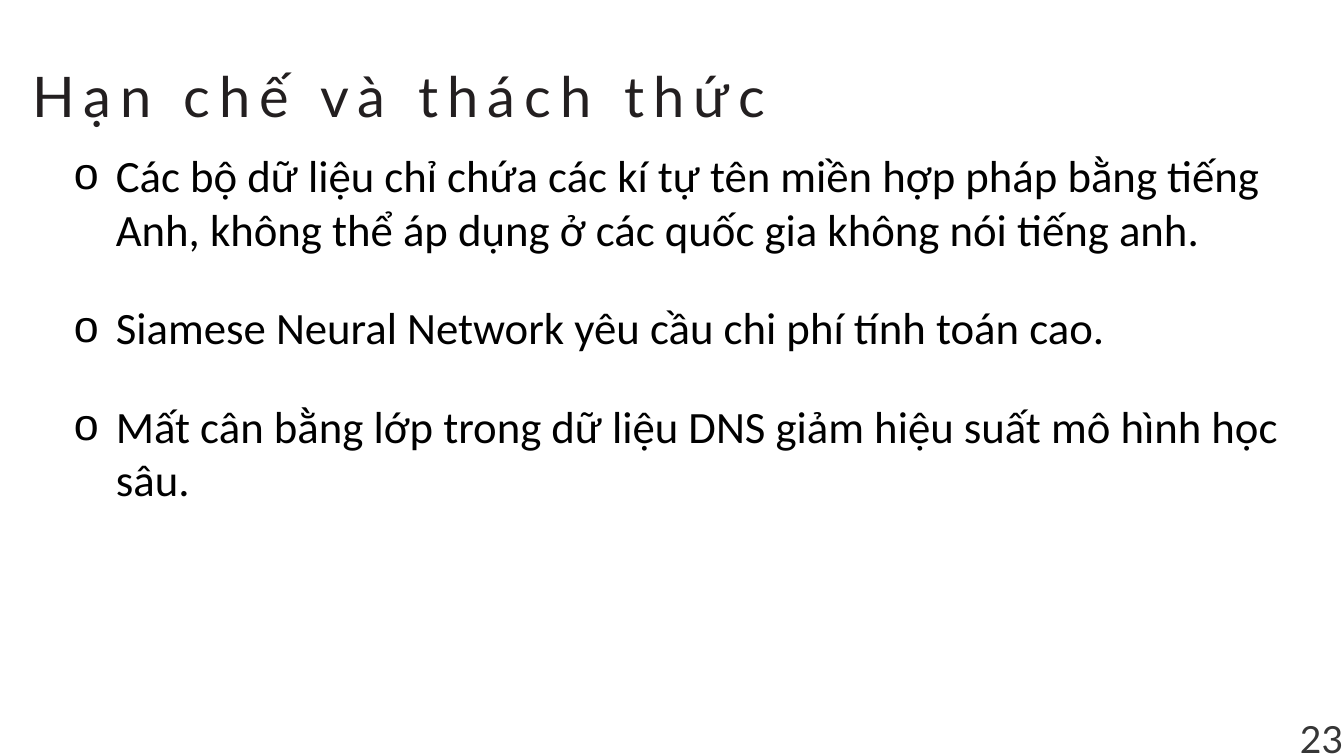
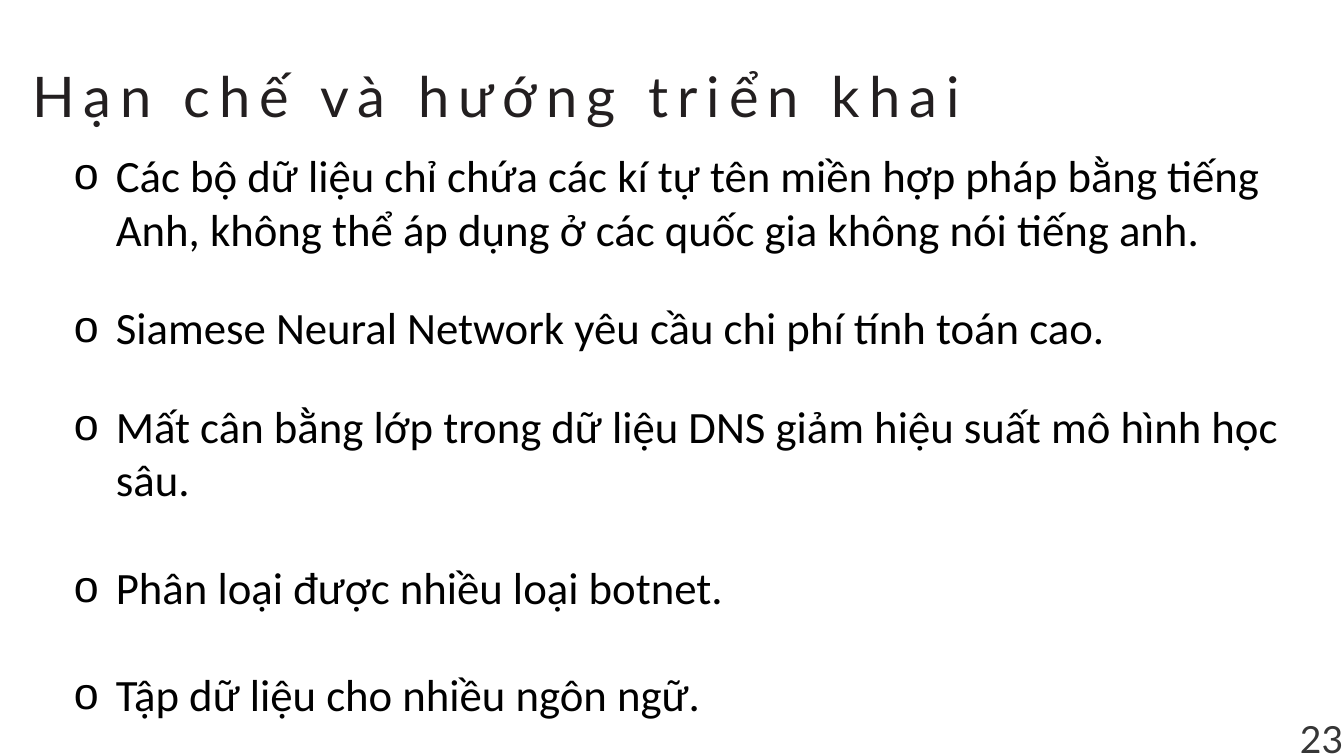
Before and after one commit to NghiaVNM/ML---DGA-Based-Botnet-Evasion, a slide deck: slide 30 of Final.pptx (slide 31 before the commit). Drawn at 1344x756 pixels with LibreOffice and Linux fonts; fonts in the diff are those of the drawing. Boxes give left, top, right and bottom in pixels: in the first picture for what was removed or moved away, otherwise in the second. Text is boxed around its words. In the diff, an @@ line names an element or a change of style, - is before the commit and + after.

Commit message:
update

```diff
--- a/Final.pptx
+++ b/Final.pptx
@@ text at (32,71,960,127): text changed @@
-Hạn chế và thách thức
+Hạn chế và hướng triển khai
@@ text at (116,570,723,719): paragraphs added @@
+o Phân loại được nhiều loại botnet.
+o Tập dữ liệu cho nhiều ngôn ngữ.
```
Also in this commit, not shown: 1 other slide changed, 1 slide added, 2 slides removed.
